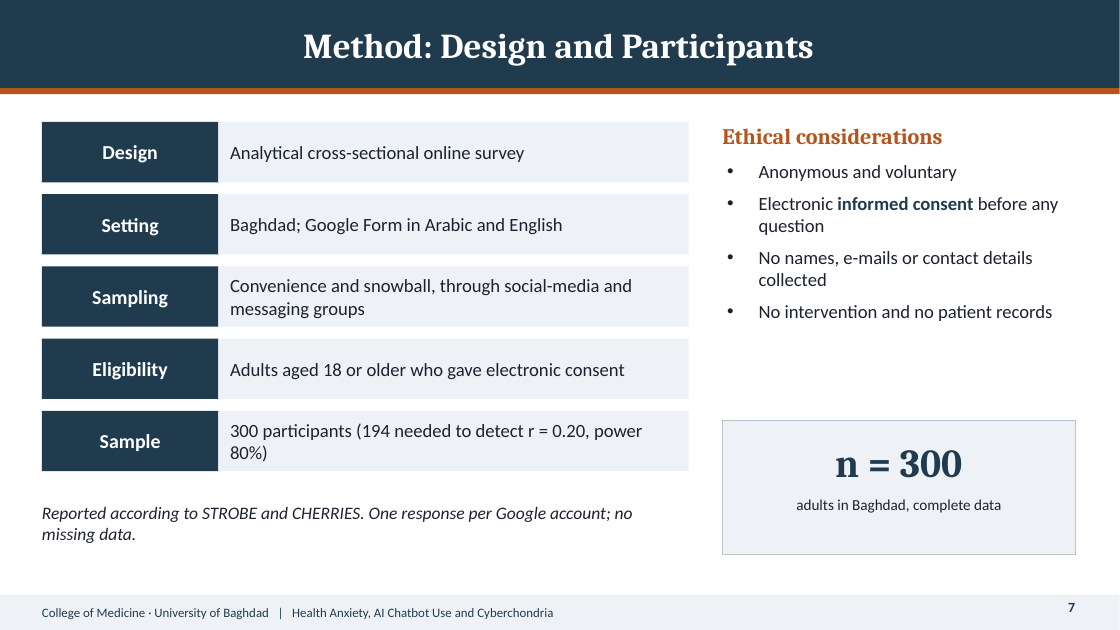
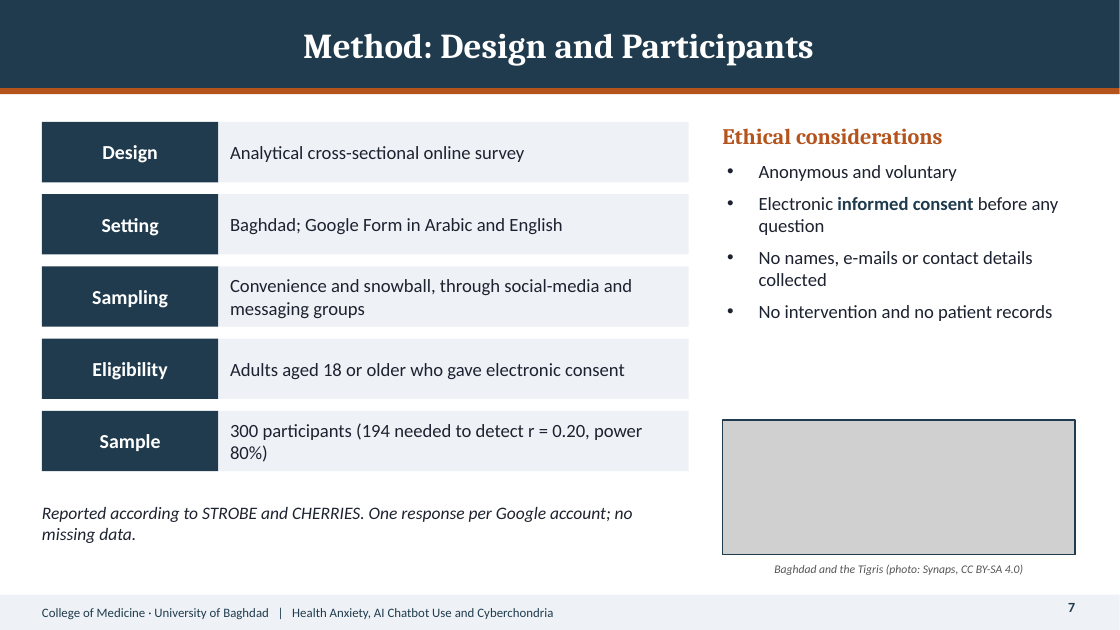
Before and after one commit to Yaseen279/History-Exam, a slide deck: slide 7 of research/output/study/slides/Defence_Presentation.pptx. Drawn at 1120x630 pixels with LibreOffice and Linux fonts; fonts in the diff are those of the drawing; grey boxes stand for pictures. Boxes give left, top, right and bottom in pixels: in the first picture for what was removed or moved away, otherwise in the second. Text is boxed around its words. In the diff, an @@ line names an element or a change of style, - is before the commit and + after.

```diff
--- a/research/output/study/slides/Defence_Presentation.pptx
+++ b/research/output/study/slides/Defence_Presentation.pptx
@@ rectangle at [723,420,1075,555]: fill #EEF2F6 to none; outline #B8C4CE 0.75 pt to #1F3B4D 1.25 pt @@
@@ picture added at [723,420,1075,555] @@
@@ text removed at [835,450,962,478] @@
-n = 300
@@ text "Baghdad and the Tigris (photo: ..." at [774,565,1023,575]: vertical alignment top to middle @@
@@ text at [774,565,1023,575]: text changed; size 13 to 10 pt; text colour #1D2230 to #555555; italic on @@
-adults in Baghdad, complete data
+Baghdad and the Tigris (photo: Synaps, CC BY-SA 4.0)
```
Also in this commit, not shown: 7 other slides changed, 9 other files.
